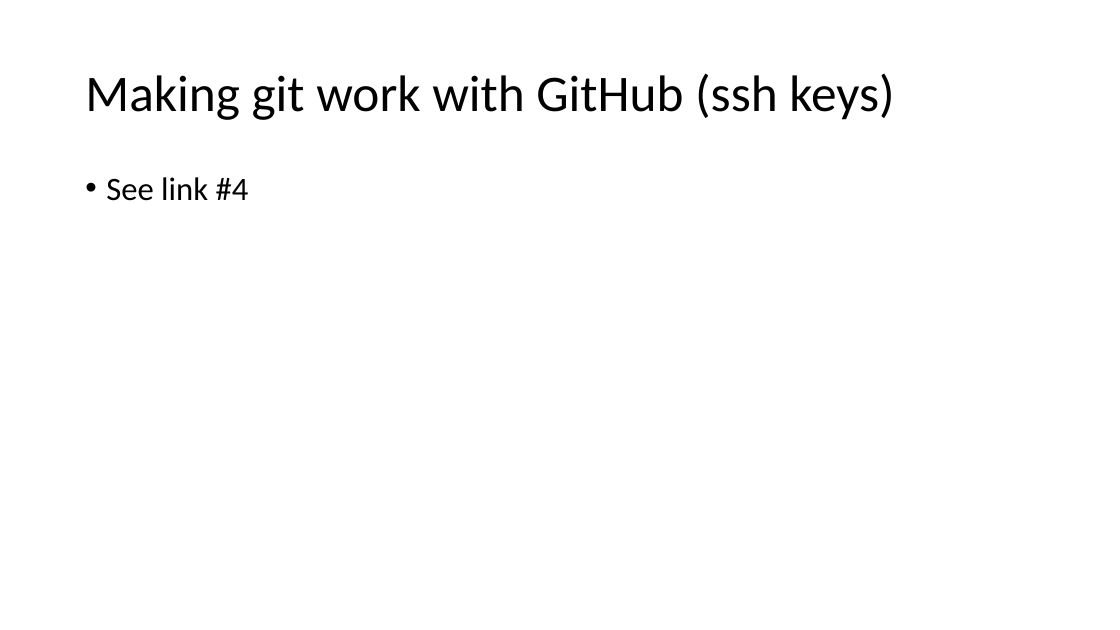
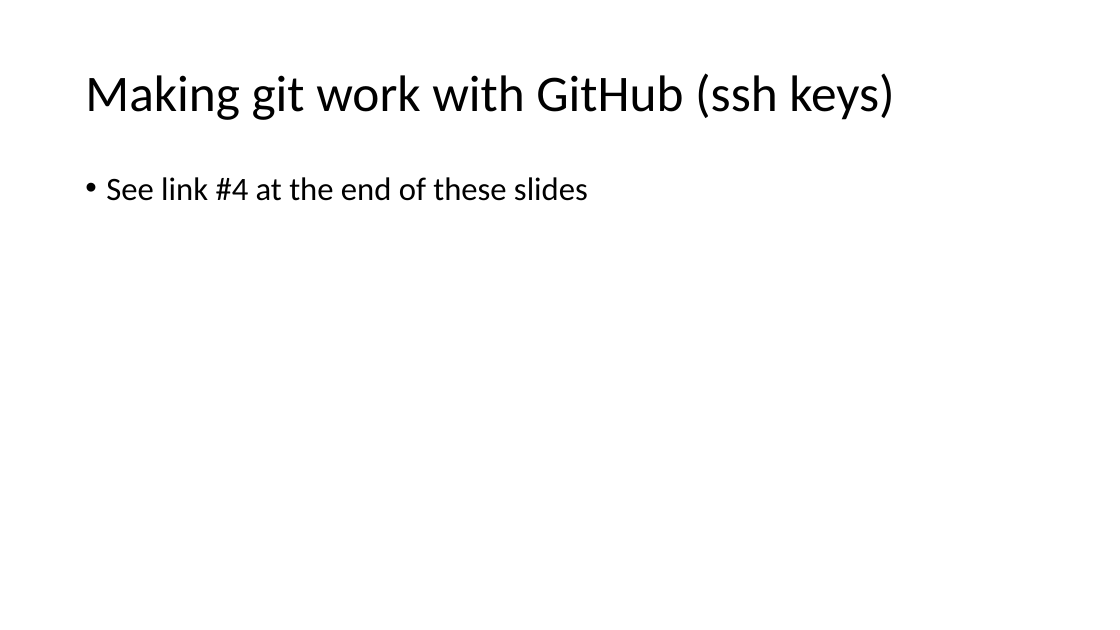
Before and after one commit to shabbir-hussain/ecse321tutorials, a slide deck: slide 7 of 01-githubTutorial1.pptx. Drawn at 1120x630 pixels with LibreOffice and Linux fonts; fonts in the diff are those of the drawing. Boxes give left, top, right and bottom in pixels: in the first picture for what was removed or moved away, otherwise in the second. Text is boxed around its words. In the diff, an @@ line names an element or a change of style, - is before the commit and + after.

```diff
--- a/01-githubTutorial1.pptx
+++ b/01-githubTutorial1.pptx
@@ text at <box>106,177,588,201</box>: text changed @@
-• See link #4
+• See link #4 at the end of these slides
```
Also in this commit, not shown: 2 other slides changed, 7 slides added, 2 slides removed, 1 other file.
